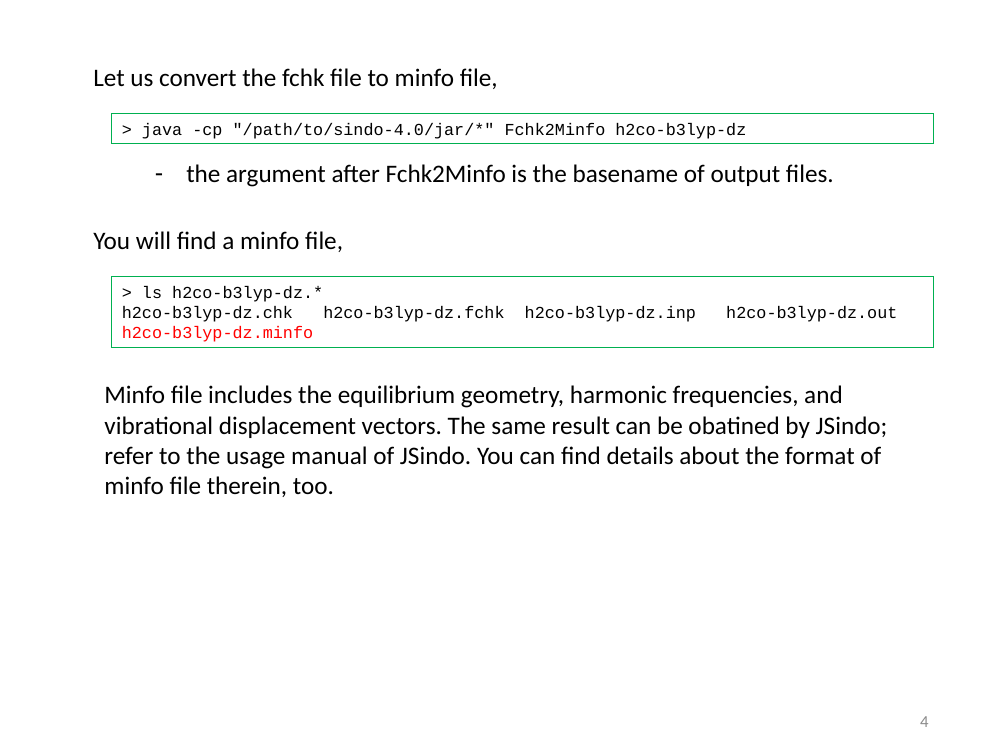
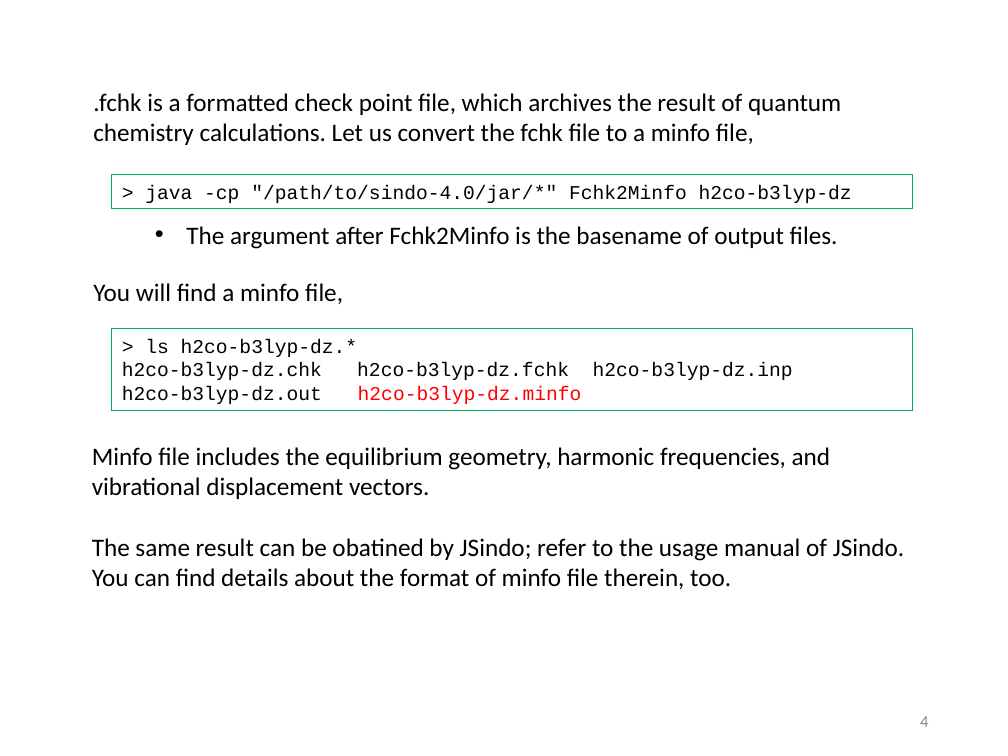
Before and after one commit to yagikiyoshi/sindo, a slide deck: slide 5 of doc/MakePES/usage_MakePES.pptx. Drawn at 1008x756 pixels with LibreOffice and Linux fonts; fonts in the diff are those of the drawing. Boxes give left, top, right and bottom in pixels: in the first picture for what was removed or moved away, otherwise in the second. Text is boxed around its words. In the diff, an @@ line names an element or a change of style, - is before the commit and + after.

Commit message:
added manuals of MakePES

```diff
--- a/doc/MakePES/usage_MakePES.pptx
+++ b/doc/MakePES/usage_MakePES.pptx
@@ text at box(93, 93, 841, 145): text changed @@
-Let us convert the fchk file to minfo file,
+.fchk is a formatted check point file, which archives the result of quantum chemistry calculations. Let us convert the fchk file to a minfo file,
@@ rectangle "> java -cp "/path/to/sindo-4.0/jar/*" Fchk2Minfo ...": place and size @@
-rectangle "> java -cp "/path/to/sindo-4.0/jar/*" Fchk2Minfo ..." at box(112, 113, 934, 143)
+rectangle "> java -cp "/path/to/sindo-4.0/jar/*" Fchk2Minfo ..." at box(112, 174, 913, 209)
@@ rectangle "> java -cp "/path/to/sindo-4.0/jar/*" Fchk2Minfo ..." at box(112, 174, 913, 209): size 12 to 14 pt @@
@@ text at box(186, 226, 838, 249): text changed @@
-– the argument after Fchk2Minfo is the basename of output files.
+• The argument after Fchk2Minfo is the basename of output files.
@@ text "You will find a minfo ...": place and size @@
-text "You will find a minfo ..." at box(93, 231, 343, 252)
+text "You will find a minfo ..." at box(93, 283, 343, 304)
@@ rectangle "> ls h2co-b3lyp-dz.*": place and size @@
-rectangle "> ls h2co-b3lyp-dz.*" at box(112, 277, 934, 349)
+rectangle "> ls h2co-b3lyp-dz.*" at box(112, 329, 913, 410)
@@ text in rectangle at box(145, 339, 358, 357): size 12 to 14 pt in "> ls h2co-b3lyp-dz.*" @@
@@ text in rectangle at box(122, 363, 793, 404): text changed; size 12 to 14 pt @@
-h2co-b3lyp-dz.chk h2co-b3lyp-dz.fchk h2co-b3lyp-dz.inp h2co-b3lyp-dz.out
-h2co-b3lyp-dz.minfo
+h2co-b3lyp-dz.chk h2co-b3lyp-dz.fchk h2co-b3lyp-dz.inp
+h2co-b3lyp-dz.out h2co-b3lyp-dz.minfo
@@ text at box(92, 447, 904, 589): text changed @@
-Minfo file includes the equilibrium geometry, harmonic frequencies, and vibrational displacement vectors. The same result can be obatined by JSindo; refer to the usage manual of JSindo. You can find details about the format of minfo file therein, too.
+Minfo file includes the equilibrium geometry, harmonic frequencies, and vibrational displacement vectors.
+The same result can be obatined by JSindo; refer to the usage manual of JSindo. You can find details about the format of minfo file therein, too.
```
Also in this commit, not shown: 11 other slides changed, 36 slides added, 4 slides removed, 4 other files.
